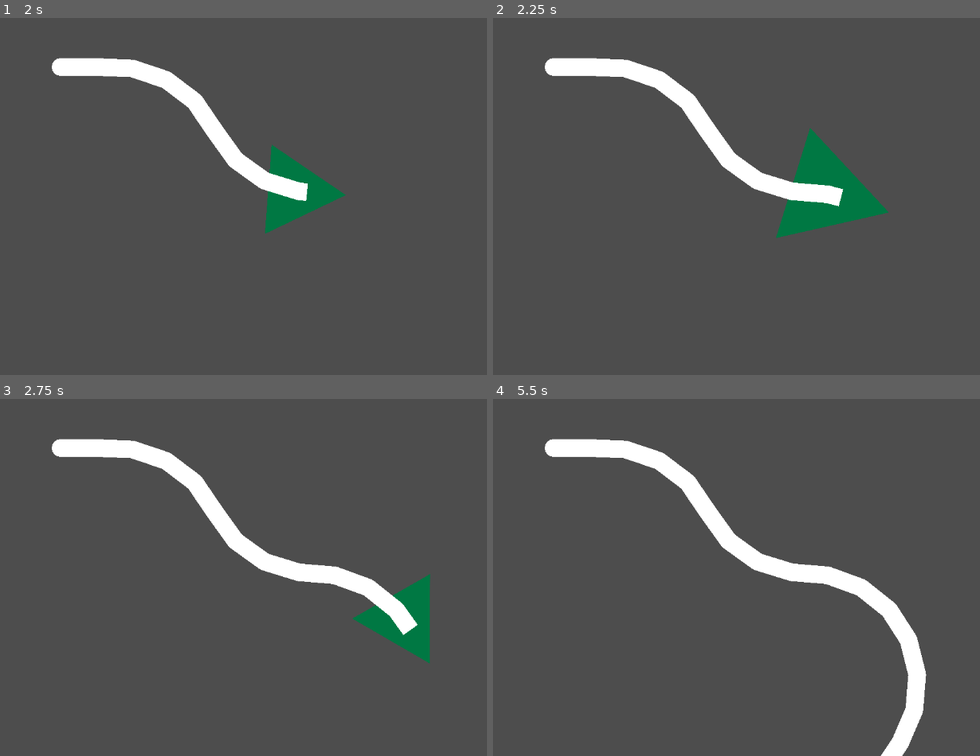
Above: before the commit, frames 1-4 (two rows, left to right).
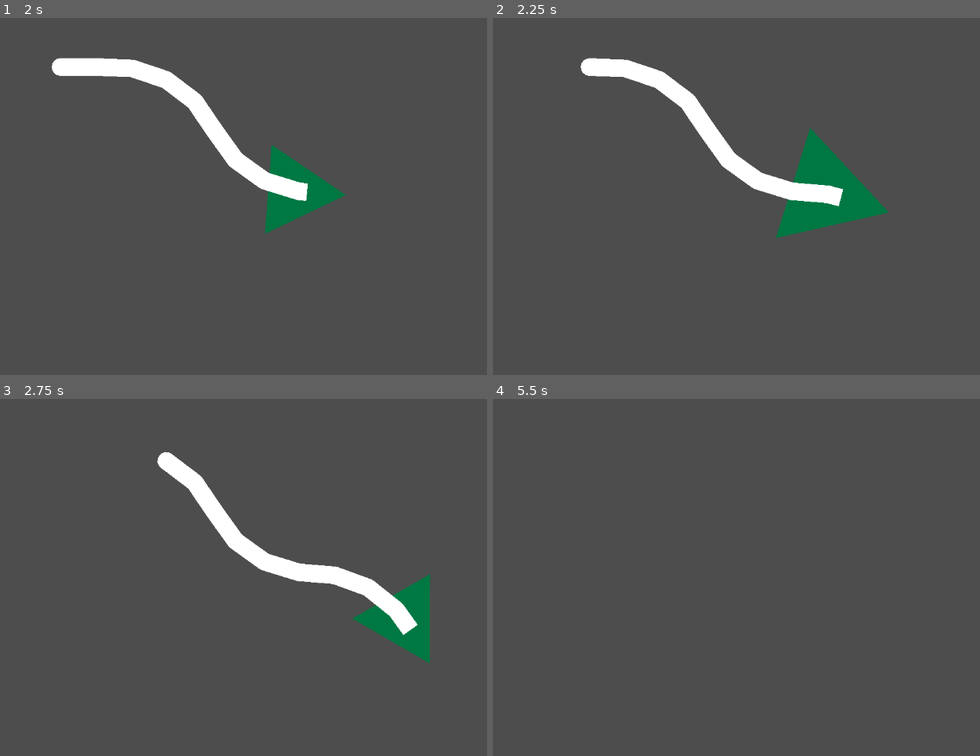
Above: after the commit, the same moments.

Repository: karstenpedersen/tron
Game: Godot game, scene res://world.tscn
Two runs of this game, one before a commit and one after it. Both use one fixed random seed, a clock stepped at 60 frames per second and the inputs below.
Inputs:
- Up to frame 1 (2 s): hold D (turn_right) 0.53-1.28 s; tap W (ability1) at 0.6, 1.35 s; hold A (turn_left) from 1.28 s (still down)
- Up to frame 2 (2.25 s): release A (turn_left) at 2.03 s; hold D (turn_right) from 2.03 s (still down); tap W (ability1) at 2.1 s
- Up to frame 3 (2.75 s): keep holding D (turn_right)
- Up to frame 4 (5.5 s): tap W (ability1) every 0.75 s from 2.85 to 5.1 s; release D (turn_right) at 3.53 s; hold A (turn_left) from 3.53 s (still down)

Frame 1 is identical in both runs. In frame 2, 0.4% of the frame differs, in the area x 10-20%, y 11-17%; in frame 3, 1.1%; in frame 4, 5.8%, in the area x 10-90%, y 11-100%.

Commit message:
started on multiplayer

Diff:
--- /dev/null
+++ b/multiplayer.gd
@@ -0,0 +1,47 @@
+extends Control
+
+
+const PORT = 4433
+
+
+func _ready():
+	get_tree().paused = true
+	multiplayer.server_relay = false
+
+	if DisplayServer.get_name() == "headless":
+		print("Automatically starting dedicated server.")
+		_on_host_pressed.call_deferred()
+
+
+func _on_host_pressed():
+	var peer = ENetMultiplayerPeer.new()
+	peer.create_server(PORT)
+	if peer.get_connection_status() == MultiplayerPeer.CONNECTION_DISCONNECTED:
+		OS.alert("Failed to start multiplayer server.")
+		return
+
+	multiplayer.multiplayer_peer = peer
+	start_game()
+
+
+func _on_connect_pressed():
+	var txt: String = $Net/Options/Remote.text
+
+	if txt == "":
+		OS.alert("Need a remote to connect to.")
+		return
+
+	var peer = ENetMultiplayerPeer.new()
+	peer.create_client(txt, PORT)
+
+	if peer.get_connection_status() == MultiplayerPeer.CONNECTION_DISCONNECTED:
+		OS.alert("Failed to start multiplayer client.")
+		return
+
+	multiplayer.multiplayer_peer = peer
+	start_game()
+
+
+func start_game():
+	hide()
+	get_tree().paused = false
--- /dev/null
+++ b/multiplayer.tscn
@@ -0,0 +1,41 @@
+[gd_scene load_steps=2 format=3 uid="uid://bttoe1l8m6ifd"]
+
+[ext_resource type="Script" path="res://multiplayer.gd" id="1_6mpbj"]
+
+[node name="Multiplayer" type="Control"]
+layout_mode = 3
+anchors_preset = 15
+anchor_right = 1.0
+anchor_bottom = 1.0
+grow_horizontal = 2
+grow_vertical = 2
+script = ExtResource("1_6mpbj")
+
+[node name="Net" type="VBoxContainer" parent="."]
+layout_mode = 1
+anchors_preset = 15
+anchor_right = 1.0
+anchor_bottom = 1.0
+grow_horizontal = 2
+grow_vertical = 2
+
+[node name="Options" type="HBoxContainer" parent="Net"]
+layout_mode = 2
+
+[node name="Label" type="Label" parent="Net/Options"]
+layout_mode = 2
+text = "Direct:"
+
+[node name="Host" type="Button" parent="Net/Options"]
+layout_mode = 2
+text = "Host"
+
+[node name="Connect" type="Button" parent="Net/Options"]
+layout_mode = 2
+text = "Join"
+
+[node name="Remote" type="LineEdit" parent="Net/Options"]
+layout_mode = 2
+
+[connection signal="pressed" from="Net/Options/Host" to="." method="_on_host_pressed"]
+[connection signal="pressed" from="Net/Options/Connect" to="." method="_on_connect_pressed"]
--- a/trail.gd
+++ b/trail.gd
@@ -6,9 +6,6 @@
 
 var point_index = 0
 
-func _ready():
-	pass
-
 
 func _process(delta):
 	if target != null and cooldown <= 0:
@@ -16,7 +13,8 @@
 		add_point(target.position, point_index)
 		cooldown = time
 
-	if points.size() > 150:
+	if points.size() > 10:
+		point_index -= 1
 		remove_point(0)
 
 	set_point_position(point_index, target.position)
